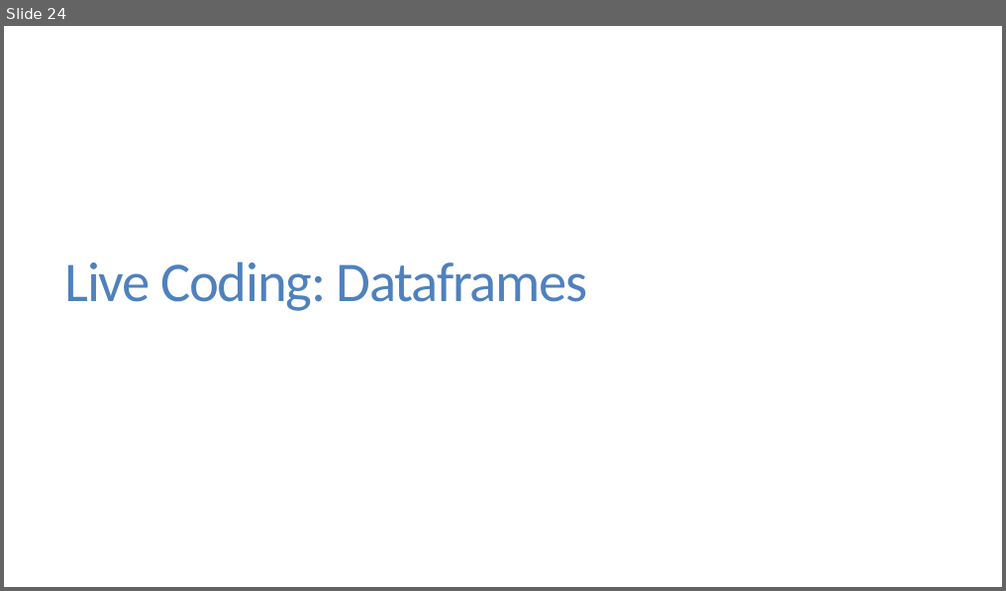
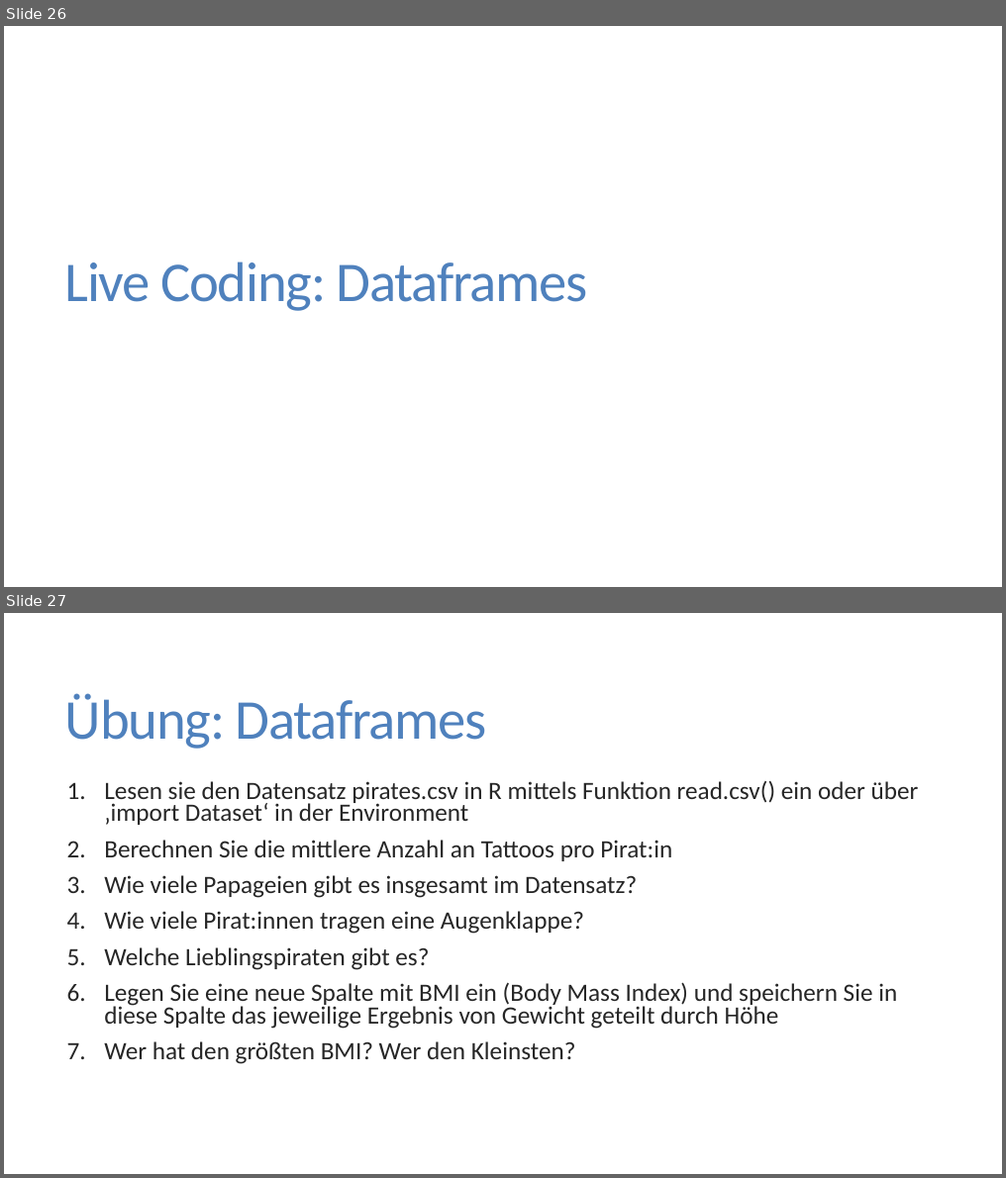
Before and after one commit to FlorianKeppeler/RKurs, a slide deck: Einführung in R.pptx. Shown one above the other, each under a label of ours: slide 24 before the commit, slides 26 and 27 after it. The pictures are 1006x591 and 1006x1178 pixels, drawn with LibreOffice and Linux fonts; fonts in the diff are those of the drawing. Boxes give left, top, right and bottom in pixels: in the first picture for what was removed or moved away, otherwise in the second. Text is boxed around its words. In the diff, an @@ line names an element or a change of style, - is before the commit and + after.

Commit message:
Dataframes Übung hinzugefügt

```diff
--- a/Einführung in R.pptx
+++ b/Einführung in R.pptx
@@ slide 27 added at (4,613,1002,1174), background #FFFFFF @@
@@ title added at (65,693,487,749), 54 pt, text #4F81BD @@
+Übung: Dataframes
@@ text added at (104,781,919,1064), 24 pt, text #262626 @@
+1. Lesen sie den Datensatz pirates.csv in R mittels Funktion read.csv() ein oder über ‚import Dataset‘ in der Environment
+2. Berechnen Sie die mittlere Anzahl an Tattoos pro Pirat:in
+3. Wie viele Papageien gibt es insgesamt im Datensatz?
+4. Wie viele Pirat:innen tragen eine Augenklappe?
+5. Welche Lieblingspiraten gibt es?
+6. Legen Sie eine neue Spalte mit BMI ein (Body Mass Index) und speichern Sie in diese Spalte das jeweilige Ergebnis von Gewicht geteilt durch Höhe
+7. Wer hat den größten BMI? Wer den Kleinsten?
@@ what was slide 24 is now slide 26 @@
```
Also in this commit, not shown: 1 slide changed, 2 other slides added, 1 slide removed, 2 other files.
